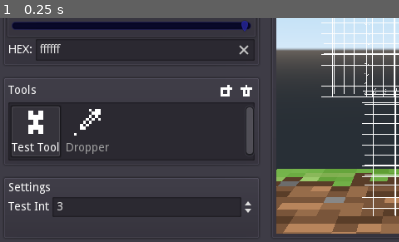
Above: before the commit, frame 1.
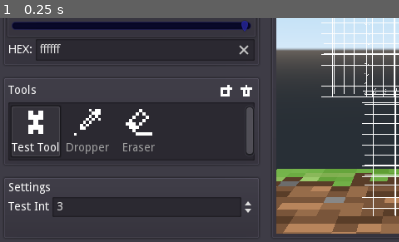
Above: after the commit, the same moment.

Repository: tianer2820/BetterSkin2
Game: Godot game, scene res://assets/gui_root.tscn
The game is run twice, just before and just after one commit, with the same random seed, the same clock (stepped at 60 frames per second) and the same inputs. The engine's default icon, where the game draws it, is replaced by a stand-in: a white triangle on a blue panel in a dark square.
Inputs:
- Up to frame 1 (0.25 s): no input
The pictures show only the part of the screen within x 0-50%, y 50-100%; the shares and areas given below are measured in that part.

The runs differ from the first frame. In frame 1, 0.5% of the frame differs, in the area x 30-39%, y 40-60%.

Commit message:
add eraser tool

Diff:
--- a/scripts/tool_manager.gd
+++ b/scripts/tool_manager.gd
@@ -29,25 +29,27 @@
 # static tool objects
 var TOOL_TEST: ToolBase
 var TOOL_DROPPER: ToolBase
-
+var TOOL_ERASER: ToolBase
 
 func _ready() -> void:
-
+	# test tool
 	var test_tool = load(
 			"res://scripts/tools/test_tool.gd") as GDScript
 	TOOL_TEST = test_tool.new()
 	_tool_list.append(TOOL_TEST)
 
+	# dropper
 	TOOL_DROPPER = load("res://scripts/tools/dropper.gd").new()
 	_tool_list.append(TOOL_DROPPER)
 
 	_check_active_tool_valid()
 	emit_signal("tool_list_changed")
-
-
 	# register quick tool
 	QuickToolManager.register_quick_tool("quick_tool_dropper", TOOL_DROPPER)
 
+	# eraser
+	TOOL_ERASER = load("res://scripts/tools/eraser.gd").new()
+	_tool_list.append(TOOL_ERASER)
 
 
 # manipulate tool list
--- a/scripts/tools/tool_template.gd
+++ b/scripts/tools/eraser.gd
@@ -2,37 +2,40 @@
 
 
 """
-This is a simple tool template you can copy from to create new tools
+eraser tool
 """
+var is_pressed = false
 
 
 func _init() -> void:
-	name = "Displayed Tool Name"
-	icon = load("path/to/your/icon")
+	name = "Eraser"
+	icon = load("res://scripts/tools/eraser.png")
 
-	tool_type = "unique_tool_identifier"
+	tool_type = "eraser"
 	tool_is_builtin = true
 
 	displayed_props = {
-		"some_int": int_prop(0, 0, 100, 1),
-		"some_brush_tip": brush_tip_prop(BrushTip.new()),
+		"brush_tip": brush_tip_prop(BrushTip.new()),
 	}
 
 # called once when tool is selected
 func activate(active: bool):
-	assert(false, "unimplemented")
+	is_pressed = false
 
 # called when mouse down
 func pen_down(uv: Vector2):
-	assert(false, "unimplemented")
+	is_pressed = true
+	_erase_pixel(uv)
 
 # called when mouse release
 func pen_up(uv: Vector2):
-	assert(false, "unimplemented")
+	is_pressed = false
+	_erase_pixel(uv)
 
 # called when mouse move, even if not pressed
-func pen_move(uc: Vector2):
-	assert(false, "unimplemented")
+func pen_move(uv: Vector2):
+	if is_pressed:
+		_erase_pixel(uv)
 
 
 # create a deep copy of this instance
@@ -40,3 +43,12 @@
 	var new_tool = load("the/script/file/of/this/class").new()
 	new_tool.copy(self)
 	return new_tool
+
+
+func _erase_pixel(uv):
+	var layer = DocumentManager.draw_buffer_layer
+	var img = layer.image
+	img.lock()
+	img.set_pixelv(uv, Color(0, 0, 0, 0))
+	img.unlock()
+	DocumentManager.queue_render_skin()
Binary file added: scripts/tools/eraser.png
Not shown, added: scripts/tools/eraser.png.import
